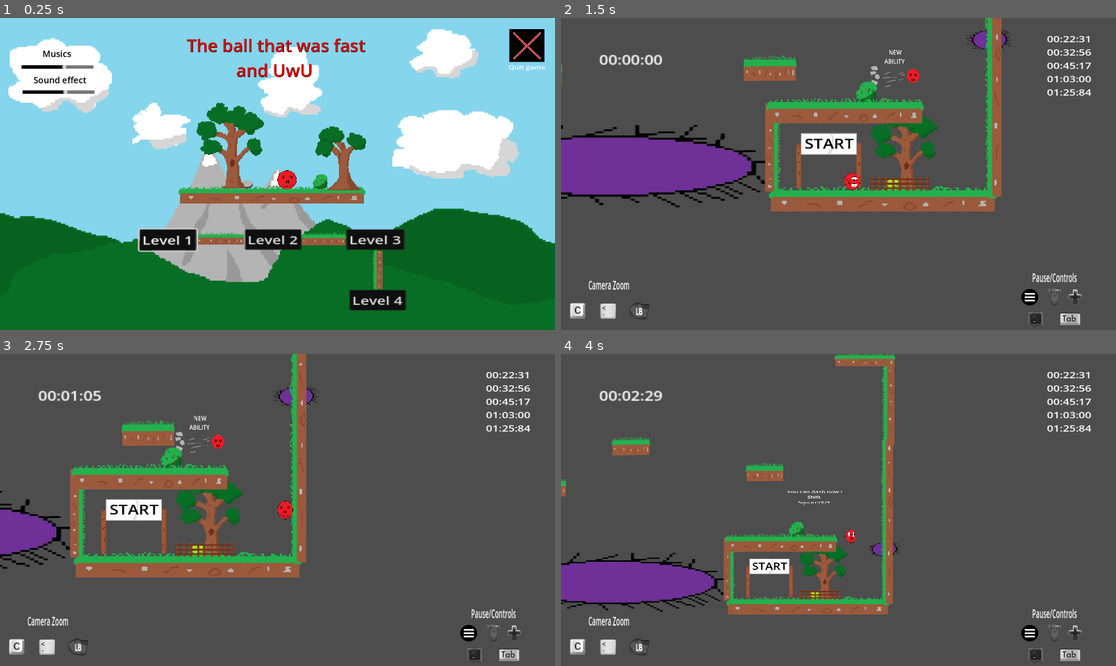
Above: before the commit, frames 1-4 (two rows, left to right).
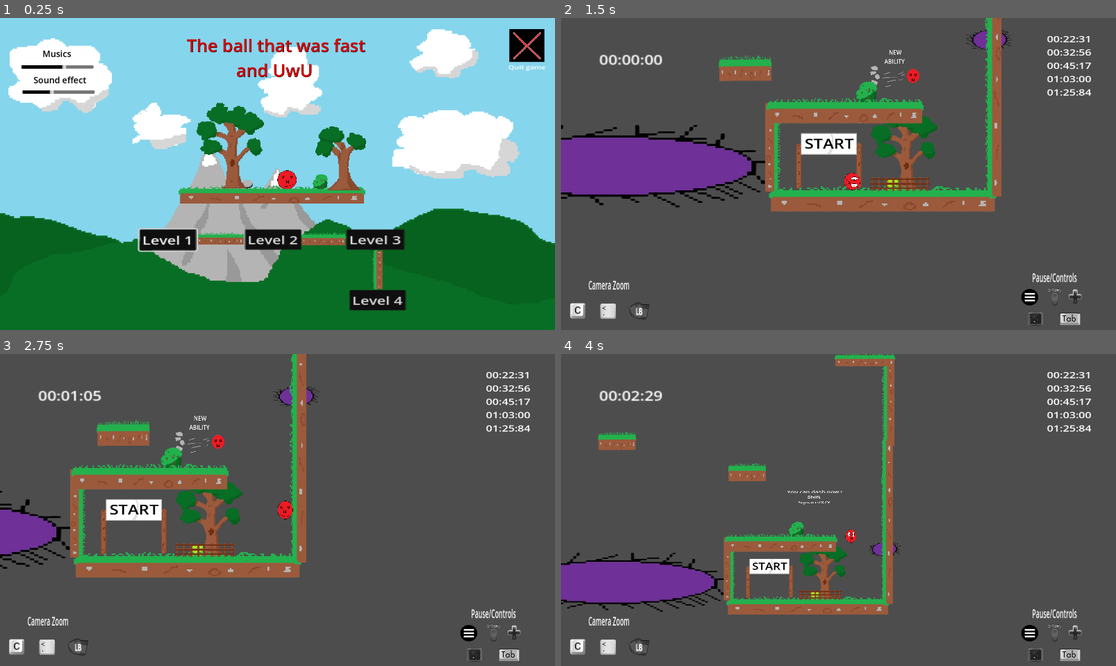
Above: after the commit, the same moments.

Repository: Mahnwe/TheBallThatWasUwU
Game: Godot game, scene res://Scenes/menu.tscn
The game is run twice, just before and just after one commit, with the same random seed, the same clock (stepped at 60 frames per second) and the same inputs. Sound files missing from this copy of the repository are replaced by a short silence.
Inputs (mouse positions are in pixels of both pictures, inside the frame that each line leads up to):
- Up to frame 1 (0.25 s): no input
- Up to frame 2 (1.5 s): click "Level 2" at 0.5 s; tap Enter at 1.25 s; move the mouse to (960, 158) at 1.27 s; hold D (move_right) from 1.28 s (still down); tap Shift (dash) at 1.35 s; click (960, 158) at 1.42 s
- Up to frame 3 (2.75 s): keep holding D (move_right); tap Space (jump) at 1.52, 1.82, 2.27, 2.3, 2.57 s; tap F (next_level) at 1.55, 2.1 s; move the mouse to (166, 525) at 2.02 s
- Up to frame 4 (4 s): move the mouse to (894, 441) at 2.77 s; release D (move_right) at 2.78 s; hold A (move_left) 2.78-3.53 s; hold Space (jump) 2.78-3.53 s; tap Shift (dash) at 3.05 s; move the mouse to (810, 572) at 3.52 s; hold D (move_right) from 3.53 s (still down); tap C (camera_dezoom) at 3.6 s; click (810, 572) at 3.67 s; tap Space (jump) at 3.77 s; tap F (next_level) at 3.8 s

The runs differ from the first frame. In frame 1, less than 0.1% of the frame differs, in the area x 8-13%, y 23-25%; in frame 2, 0.7%; in frame 3, 0.7%; in frame 4, 0.9%, in the area x 0-41%, y 24-46%.

Commit message:
Add and implement new sounds and musics

Diff:
--- a/Ressources/PropertieFile/properties.cfg
+++ b/Ressources/PropertieFile/properties.cfg
@@ -11,7 +11,7 @@
 
 [effectVolume]
 
-effectVolumeSet=-10
+effectVolumeSet=-15
 
 [musicSliderValue]
 
@@ -19,4 +19,4 @@
 
 [effectSliderValue]
 
-sliderEffectValue=3.0
+sliderEffectValue=2.0
--- a/Scenes/ability.tscn
+++ b/Scenes/ability.tscn
@@ -1,6 +1,7 @@
-[gd_scene load_steps=4 format=3 uid="uid://i4jemvk3v54m"]
+[gd_scene load_steps=5 format=3 uid="uid://i4jemvk3v54m"]
 
 [ext_resource type="Script" path="res://Scripts/ability.gd" id="1_vfgwr"]
+[ext_resource type="AudioStream" uid="uid://dojptb2rgjdfi" path="res://Sound/Effects/ABILITY.wav" id="2_q1yff"]
 
 [sub_resource type="RectangleShape2D" id="RectangleShape2D_4eu1f"]
 size = Vector2(92, 266)
@@ -45,4 +46,7 @@
 text = "   NEW
 ABILITY"
 
+[node name="AbilitySound" type="AudioStreamPlayer" parent="." groups=["sound_effect_group"]]
+stream = ExtResource("2_q1yff")
+
 [connection signal="body_entered" from="Area2D" to="." method="_on_area_2d_body_entered"]
--- a/Scenes/level1.tscn
+++ b/Scenes/level1.tscn
@@ -32,6 +32,9 @@
 [sub_resource type="RectangleShape2D" id="RectangleShape2D_kffpy"]
 size = Vector2(20, 167)
 
+[sub_resource type="RectangleShape2D" id="RectangleShape2D_bt6b5"]
+size = Vector2(101, 107)
+
 [node name="Level1" type="Node2D"]
 script = ExtResource("1_viwub")
 
@@ -665,9 +668,11 @@
 
 [node name="Level1Music" type="AudioStreamPlayer" parent="." groups=["music_group"]]
 stream = ExtResource("23_c437v")
+parameters/looping = true
 
 [node name="DeadWayMusic" type="AudioStreamPlayer" parent="." groups=["music_group"]]
 stream = ExtResource("24_yla18")
+parameters/looping = true
 
 [node name="TriggerDeadWayMusic" type="Area2D" parent="."]
 
@@ -688,6 +693,12 @@
 position = Vector2(-419, -50)
 scale = Vector2(5.03365, 2.89851)
 texture = ExtResource("21_ocefe")
+
+[node name="TriggerLevelMusic" type="Area2D" parent="."]
+
+[node name="CollisionShape2D" type="CollisionShape2D" parent="TriggerLevelMusic"]
+position = Vector2(-944.5, 579.5)
+shape = SubResource("RectangleShape2D_bt6b5")
 
 [connection signal="player_exited_game_area" from="GameArea" to="." method="_on_game_area_player_exited_game_area"]
 [connection signal="player_exited_start_area" from="StartArea" to="." method="_on_start_area_player_exited_start_area"]
@@ -733,7 +744,6 @@
 [connection signal="spike_hit" from="Spike36" to="." method="_on_spike_spike_hit"]
 [connection signal="spike_hit" from="Spike37" to="." method="_on_spike_spike_hit"]
 [connection signal="player_entered" from="Finish" to="." method="_on_finish_player_entered"]
-[connection signal="finished" from="Level1Music" to="." method="_on_level_1_music_finished"]
-[connection signal="finished" from="DeadWayMusic" to="." method="_on_dead_way_music_finished"]
 [connection signal="body_entered" from="TriggerDeadWayMusic" to="." method="_on_trigger_dead_way_music_body_entered"]
 [connection signal="finished" from="PauseMusic" to="." method="_on_pause_music_finished"]
+[connection signal="body_entered" from="TriggerLevelMusic" to="." method="_on_trigger_level_music_body_entered"]
--- a/Scenes/level2.tscn
+++ b/Scenes/level2.tscn
@@ -26,6 +26,7 @@
 [ext_resource type="Texture2D" uid="uid://bwxd85ux41v40" path="res://Arts/BackgroundSprite/SkyBackgroundLVL2-removebg-preview.png" id="24_w34bd"]
 [ext_resource type="PackedScene" uid="uid://ckh3u5c14ylpi" path="res://Scenes/lantern_pole.tscn" id="25_vxvct"]
 [ext_resource type="AudioStream" uid="uid://bhhey4go1rtwq" path="res://Sound/Musics/PauseMusic.wav" id="26_vfmhc"]
+[ext_resource type="AudioStream" uid="uid://g23as811441j" path="res://Sound/Musics/Project Manawe_LEVEL 2.mp3" id="27_w3haq"]
 
 [sub_resource type="Curve2D" id="Curve2D_awxt8"]
 _data = {
@@ -199,7 +200,7 @@
 scale = Vector2(0.839013, 0.200062)
 
 [node name="PlatformPatrol1" type="Path2D" parent="."]
-position = Vector2(2, -17)
+position = Vector2(-59, -17)
 curve = SubResource("Curve2D_rtn75")
 
 [node name="PathFollow2D" type="PathFollow2D" parent="PlatformPatrol1"]
@@ -214,7 +215,7 @@
 sync_to_physics = false
 
 [node name="PlatformPatrol2" type="Path2D" parent="."]
-position = Vector2(-206, 506)
+position = Vector2(-254, 488)
 rotation = 3.14159
 curve = SubResource("Curve2D_rtn75")
 
@@ -230,7 +231,7 @@
 sync_to_physics = false
 
 [node name="PlatformPatrol3" type="Path2D" parent="."]
-position = Vector2(-621, -7)
+position = Vector2(-644, -21)
 curve = SubResource("Curve2D_rtn75")
 
 [node name="PathFollow2D" type="PathFollow2D" parent="PlatformPatrol3"]
@@ -331,6 +332,7 @@
 speed = 350
 
 [node name="PlatformPatrol4" type="Path2D" parent="."]
+position = Vector2(0, -55)
 curve = SubResource("Curve2D_6oxiu")
 
 [node name="PathFollow2D" type="PathFollow2D" parent="PlatformPatrol4"]
@@ -345,7 +347,7 @@
 speed = 200
 
 [node name="PlatformPatrol5" type="Path2D" parent="."]
-position = Vector2(5, 47)
+position = Vector2(5, -8)
 curve = SubResource("Curve2D_nbd83")
 
 [node name="PathFollow2D" type="PathFollow2D" parent="PlatformPatrol5"]
@@ -776,6 +778,10 @@
 
 [node name="PauseMusic" type="AudioStreamPlayer" parent="." groups=["music_group"]]
 stream = ExtResource("26_vfmhc")
+
+[node name="Level2Music" type="AudioStreamPlayer" parent="." groups=["music_group"]]
+stream = ExtResource("27_w3haq")
+parameters/looping = true
 
 [connection signal="player_exited_game_area" from="GameArea" to="." method="_on_game_area_player_exited_game_area"]
 [connection signal="player_exited_start_area" from="StartArea" to="." method="_on_start_area_player_exited_start_area"]
@@ -801,3 +807,4 @@
 [connection signal="spike_hit" from="SpikePatrol9/PathFollow2D/Spike" to="." method="_on_spike_spike_hit"]
 [connection signal="spike_hit" from="SpikePatrol10/PathFollow2D/Spike" to="." method="_on_spike_spike_hit"]
 [connection signal="player_entered" from="Finish" to="." method="_on_finish_player_entered"]
+[connection signal="finished" from="PauseMusic" to="." method="_on_pause_music_finished"]
--- a/Scenes/level3.tscn
+++ b/Scenes/level3.tscn
@@ -1017,3 +1017,4 @@
 [connection signal="spike_hit" from="Spike15/Spike" to="." method="_on_spike_spike_hit"]
 [connection signal="spike_hit" from="Spike16" to="." method="_on_spike_spike_hit"]
 [connection signal="spike_hit" from="Spike16/Spike" to="." method="_on_spike_spike_hit"]
+[connection signal="finished" from="PauseMusic" to="." method="_on_pause_music_finished"]
--- a/Scenes/level4.tscn
+++ b/Scenes/level4.tscn
@@ -11,6 +11,7 @@
 [ext_resource type="PackedScene" uid="uid://bmjeaxwj54rxk" path="res://Scenes/rock_platform.tscn" id="9_ujhmm"]
 [ext_resource type="PackedScene" uid="uid://dbw0bo2bhp0uc" path="res://Scenes/rock_wall.tscn" id="10_1n5pj"]
 [ext_resource type="AudioStream" uid="uid://bhhey4go1rtwq" path="res://Sound/Musics/PauseMusic.wav" id="11_6dpcl"]
+[ext_resource type="AudioStream" uid="uid://06ksrea8xsdh" path="res://Sound/Effects/TELEPORT.mp3" id="12_qxyrk"]
 
 [node name="level4" type="Node2D"]
 script = ExtResource("1_aw8g7")
@@ -70,9 +71,13 @@
 [node name="PauseMusic" type="AudioStreamPlayer" parent="." groups=["music_group"]]
 stream = ExtResource("11_6dpcl")
 
+[node name="PortalSound" type="AudioStreamPlayer" parent="." groups=["sound_effect_group"]]
+stream = ExtResource("12_qxyrk")
+
 [connection signal="player_exited_start_area" from="StartArea" to="." method="_on_start_area_player_exited_start_area"]
 [connection signal="continue_is_clicked" from="Player/Pause" to="." method="_on_pause_continue_is_clicked"]
 [connection signal="spike_hit" from="Spike" to="." method="_on_spike_spike_hit"]
 [connection signal="spike_hit" from="Spike2" to="." method="_on_spike_spike_hit"]
 [connection signal="body_entered" from="Portal1" to="." method="_on_portal_1_body_entered"]
 [connection signal="body_entered" from="Portal2" to="." method="_on_portal_2_body_entered"]
+[connection signal="finished" from="PauseMusic" to="." method="_on_pause_music_finished"]
--- a/Scenes/menu.tscn
+++ b/Scenes/menu.tscn
@@ -201,6 +201,7 @@
 
 [node name="MenuMusic" type="AudioStreamPlayer" parent="." groups=["music_group"]]
 stream = ExtResource("12_m2qtk")
+parameters/looping = true
 
 [node name="ButtonSound" type="AudioStreamPlayer" parent="." groups=["sound_effect_group"]]
 stream = ExtResource("13_owrtn")
@@ -274,7 +275,6 @@
 [connection signal="focus_exited" from="QuitButton" to="." method="_on_quit_button_focus_exited"]
 [connection signal="gui_input" from="QuitButton" to="." method="_on_quit_button_gui_input"]
 [connection signal="pressed" from="QuitButton" to="." method="_on_quit_button_pressed"]
-[connection signal="finished" from="MenuMusic" to="." method="_on_menu_music_finished"]
 [connection signal="mouse_exited" from="MusicSlider" to="." method="_on_music_slider_mouse_exited"]
 [connection signal="value_changed" from="MusicSlider" to="." method="_on_music_slider_value_changed"]
 [connection signal="mouse_exited" from="EffectSlider" to="." method="_on_effect_slider_mouse_exited"]
--- a/Scenes/player.tscn
+++ b/Scenes/player.tscn
@@ -25,6 +25,8 @@
 [ext_resource type="Texture2D" uid="uid://bsnvgiu0qijy5" path="res://Arts/NewAnimSpriteBall/UwUSpriteBallRight4.5-removebg-preview.png" id="10_67dii"]
 [ext_resource type="Texture2D" uid="uid://egs8r22onfmg" path="res://Arts/ControllerControls/LBbutton-removebg-preview.png" id="10_nhsbj"]
 [ext_resource type="AudioStream" uid="uid://cu47fvabu26sp" path="res://Sound/Effects/JumpSound.mp3" id="25_wcpjr"]
+[ext_resource type="AudioStream" uid="uid://b4w82e2ntorl" path="res://Sound/Effects/JUMP.mp3" id="26_kudgl"]
+[ext_resource type="AudioStream" uid="uid://bcn815ajnley0" path="res://Sound/Effects/DASH.mp3" id="27_qyjky"]
 
 [sub_resource type="SpriteFrames" id="SpriteFrames_b2da6"]
 animations = [{
@@ -241,3 +243,9 @@
 
 [node name="JumpSound" type="AudioStreamPlayer" parent="." groups=["sound_effect_group"]]
 stream = ExtResource("25_wcpjr")
+
+[node name="JumpSound2" type="AudioStreamPlayer" parent="." groups=["sound_effect_group"]]
+stream = ExtResource("26_kudgl")
+
+[node name="DashSound" type="AudioStreamPlayer" parent="." groups=["sound_effect_group"]]
+stream = ExtResource("27_qyjky")
--- a/Scenes/save_point.tscn
+++ b/Scenes/save_point.tscn
@@ -1,7 +1,8 @@
-[gd_scene load_steps=5 format=3 uid="uid://7qfwpggjf11t"]
+[gd_scene load_steps=6 format=3 uid="uid://7qfwpggjf11t"]
 
 [ext_resource type="Script" path="res://Scripts/SaveNode.gd" id="1_mpj8v"]
 [ext_resource type="Texture2D" uid="uid://bo382jwr13x5w" path="res://Arts/SpritesMemoryCard/SpritePositionMemoryCard-removebg-preview.png" id="2_sqixw"]
+[ext_resource type="AudioStream" uid="uid://bgou8b4pket55" path="res://Sound/Effects/SAVE.mp3" id="3_ogtmp"]
 
 [sub_resource type="RectangleShape2D" id="RectangleShape2D_elg4p"]
 size = Vector2(154, 212)
@@ -37,4 +38,7 @@
 offset_bottom = -203.0
 scale = Vector2(2.92, 1.28)
 
+[node name="SaveSound" type="AudioStreamPlayer" parent="." groups=["sound_effect_group"]]
+stream = ExtResource("3_ogtmp")
+
 [connection signal="body_entered" from="SaveArea" to="." method="_on_save_area_body_entered"]
--- a/Scripts/Level2.gd
+++ b/Scripts/Level2.gd
@@ -35,6 +35,7 @@
 	$Player.have_dash_ability = false
 	$Player.can_double_jump = false
 	$Player.get_child(0).get_child(0).get_child(0).get_child(0).set_process(false)
+	$Level2Music.play()
 
 # Called every frame. 'delta' is the elapsed time since the previous frame.
 func _process(_delta):
@@ -197,6 +198,7 @@
 	$Player/Pause.get_child(0).show()
 	$Player/Pause.get_child(1).show()
 	$Player/Pause.get_child(2).show()
+	$Level2Music.stream_paused = true
 	$PauseMusic.play()
 	$Player.get_child(0).get_child(0).get_child(1).hide()
 	$Player.get_child(0).get_child(0).get_child(2).hide()
@@ -211,9 +213,14 @@
 	$Player/Pause.get_child(1).hide()
 	$Player/Pause.get_child(2).hide()
 	$PauseMusic.stop()
+	$Level2Music.stream_paused = false
 	$Player.get_child(0).get_child(0).get_child(1).show()
 	$Player.get_child(0).get_child(0).get_child(2).show()
 	enable_patrol_groups()
 	$Player.set_physics_process(true)
 	$Player.get_child(0).get_child(0).get_child(0).get_child(0).set_process(true)
 	is_paused = false
+
+
+func _on_pause_music_finished():
+	$PauseMusic.play()
--- a/Scripts/SaveNode.gd
+++ b/Scripts/SaveNode.gd
@@ -13,6 +13,7 @@
 
 func _on_save_area_body_entered(body):
 	if body.name == "Player":
+		$SaveSound.play()
 		player_entered.emit()
 		$SavedLabel.text = "POSITION SAVED"
 		await get_tree().create_timer(2).timeout
--- a/Scripts/ability.gd
+++ b/Scripts/ability.gd
@@ -17,6 +17,7 @@
 
 func _on_area_2d_body_entered(body):
 	if body.name == "Player":
+		$AbilitySound.play()
 		player_entered.emit()
 		$Label.show()
 		$Label2.hide()
@@ -25,4 +26,4 @@
 			await get_tree().create_timer(0.2).timeout;
 			$Sprite2D.show()
 			await get_tree().create_timer(0.2).timeout;
-		self.hide()
+		queue_free()
--- a/Scripts/level1.gd
+++ b/Scripts/level1.gd
@@ -179,14 +179,6 @@
 		$DeadWayMusic.play()
 
 
-func _on_level_1_music_finished():
-	$Level1Music.play()
-
-
-func _on_dead_way_music_finished():
-	$DeadWayMusic.play()
-
-
 func _on_pause_music_finished():
 	$PauseMusic.play()
 
@@ -202,6 +194,7 @@
 	$Player/Pause.get_child(1).show()
 	$Player/Pause.get_child(2).show()
 	$Level1Music.stream_paused = true
+	$DeadWayMusic.stream_paused = true
 	$PauseMusic.play()
 	$Player.get_child(0).get_child(0).get_child(1).hide()
 	$Player.get_child(0).get_child(0).get_child(2).hide()
@@ -216,8 +209,15 @@
 	$Player/Pause.get_child(2).hide()
 	$PauseMusic.stop()
 	$Level1Music.stream_paused = false
+	$DeadWayMusic.stream_paused = false
 	$Player.get_child(0).get_child(0).get_child(1).show()
 	$Player.get_child(0).get_child(0).get_child(2).show()
 	$Player.set_physics_process(true)
 	$Player.get_child(0).get_child(0).get_child(0).get_child(0).set_process(true)
 	is_paused = false
+
+
+func _on_trigger_level_music_body_entered(body):
+	if body.name == "Player" and $DeadWayMusic.playing == true:
+		$DeadWayMusic.stop()
+		$Level1Music.play()
--- a/Scripts/level_3.gd
+++ b/Scripts/level_3.gd
@@ -229,3 +229,7 @@
 	$Player.set_physics_process(true)
 	$Player.get_child(0).get_child(0).get_child(0).get_child(0).set_process(true)
 	is_paused = false
+
+
+func _on_pause_music_finished():
+	$PauseMusic.play()
--- a/Scripts/level_4.gd
+++ b/Scripts/level_4.gd
@@ -163,12 +163,14 @@
 
 func _on_portal_1_body_entered(body):
 	if body.name != "platform2":
+		$PortalSound.play()
 		await get_tree().create_timer(0.3).timeout
-		body.position.x = ($Portal2.position.x - 150)
+		body.position.x = ($Portal2.position.x - 75)
 		body.position.y = ($Portal2.position.y - 50)
 
 
 func _on_portal_2_body_entered(body):
+	$PortalSound.play()
 	await get_tree().create_timer(0.3).timeout
 	body.position.x = ($Portal1.position.x - 250)
 	body.position.y = ($Portal1.position.y - 50)
@@ -196,3 +198,7 @@
 	$Player.set_physics_process(true)
 	$Player.get_child(0).get_child(0).get_child(0).get_child(0).set_process(true)
 	is_paused = false
+
+
+func _on_pause_music_finished():
+	$PauseMusic.play()
--- a/Scripts/menu.gd
+++ b/Scripts/menu.gd
@@ -178,11 +178,6 @@
 	$EffectSlider.release_focus()
 	is_controller_focused = false
 
-
-func _on_menu_music_finished():
-	$MenuMusic.play()
-
-
 func _on_button_focus_entered():
 	$ButtonSound.play()
 
--- a/Scripts/player.gd
+++ b/Scripts/player.gd
@@ -53,24 +53,30 @@
 		is_camera_dezoom = 0
 
 func jump():
+	var random = RandomNumberGenerator.new()
+	random.randomize()
+	if random.randf() >= 0.50:
 		$JumpSound.play()
-		velocity.y = jump_force
-		number_of_jumps += 1
-		if velocity.x < 0:
-			$AnimatedSprite2D.animation = "jump"
-			$AnimatedSprite2D.flip_h = true
-			$AnimatedSprite2D.play()
-		if velocity.x > 0:
-			$AnimatedSprite2D.animation = "jump"
-			$AnimatedSprite2D.flip_h = false
-			$AnimatedSprite2D.play()
-		if velocity.x == 0:
-			$AnimatedSprite2D.animation = "jump"
-			$AnimatedSprite2D.flip_h = false
-			$AnimatedSprite2D.play()
+	else:
+		$JumpSound2.play()
+	velocity.y = jump_force
+	number_of_jumps += 1
+	if velocity.x < 0:
+		$AnimatedSprite2D.animation = "jump"
+		$AnimatedSprite2D.flip_h = true
+		$AnimatedSprite2D.play()
+	if velocity.x > 0:
+		$AnimatedSprite2D.animation = "jump"
+		$AnimatedSprite2D.flip_h = false
+		$AnimatedSprite2D.play()
+	if velocity.x == 0:
+		$AnimatedSprite2D.animation = "jump"
+		$AnimatedSprite2D.flip_h = false
+		$AnimatedSprite2D.play()
 
 func _dash():
 	if can_dash and have_dash_ability:
+		$DashSound.play()
 		if velocity.x > 0 and Input.is_action_just_pressed("dash"):
 			$AnimatedSprite2D.animation = "dash"
 			$AnimatedSprite2D.flip_h = false
Not shown: 1 places in Scenes/level1.tscn that only renumber resources
Not shown: 1 places in Scenes/level2.tscn that only renumber resources
Not shown: 1 places in Scenes/level4.tscn that only renumber resources
Not shown: 1 places in Scenes/player.tscn that only renumber resources
Not shown, added: Sound/Effects/ABILITY.wav.import
Not shown, added: Sound/Effects/DASH.mp3.import
Not shown, added: Sound/Effects/JUMP.mp3.import
Not shown, added: Sound/Effects/LANDING.mp3.import
Not shown, added: Sound/Effects/SAVE.mp3.import
Not shown, added: Sound/Effects/TELEPORT.mp3.import
Not shown, added: Sound/Musics/Project Manawe_LEVEL 2.mp3.import
Not shown, added: Sound/Effects/ABILITY.wav
(and 6 more such lines)
